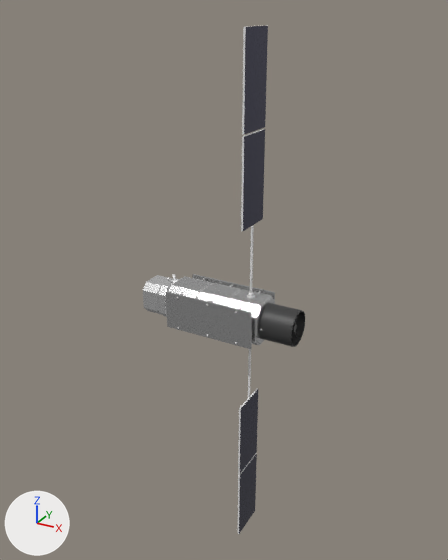
The glTF model models/probe.glb as it was, and as the next commit left it.
The view is the same before and after, from a camera (50 mm lens) standing at (17.2, -30.4, 17.3) and looking at (0.1, 0.8, 1.7). Arrows for +X, +Y and +Z are at lower left; the lights stay in place. The first picture is the older version. Where no turn or scale is listed for an object, it has been applied to the vertices.
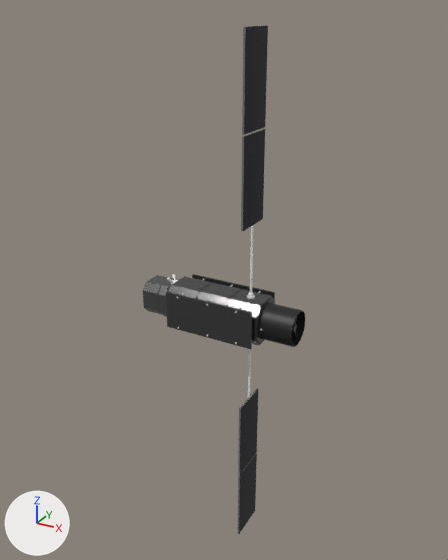
Pixel boxes [x1, y1, x2, y2] of what changed, in the pictures (448 x 560 px):
'Cube.005', recoloured (grey to dark grey): [166, 292, 252, 349] in both
'Cube', recoloured (darker): [143, 275, 275, 345] in both
'Cube.008', recoloured (darker): [242, 25, 268, 135] in both
'Cube.007', recoloured (darker): [241, 129, 265, 231] in both
'Cylinder.001', recoloured (dark grey to black): [258, 303, 305, 347] in both
'Cube.002', recoloured (darker): [238, 389, 258, 474] in both
'Cube.003', recoloured: [238, 453, 257, 534] in both
'Cube.006', recoloured (grey to dark grey): [192, 274, 275, 300] in both

Diff of the bpy script that builds the scene:
```diff
--- a/models/probe.glb.py
+++ b/models/probe.glb.py
@@ mat_material @@
 mat_material = principled_material('Material')
-mat_material.base_color = (0.8, 0.8, 0.8)  # white #e7e7e7
+mat_material.base_color = (0.16, 0.16, 0.16)  # grey #6f6f6f
 mat_material.metallic = 0.871
@@ mat_material_001 @@
 mat_material_001 = principled_material('Material.001')
-mat_material_001.base_color = (0.496, 0.496, 0.496)  # grey #bbbbbb
+mat_material_001.base_color = (0.0993, 0.0993, 0.0993)  # dark grey #595959
 mat_material_001.metallic = 0.774
@@ mat_material_005 @@
 mat_material_005 = principled_material('Material.005')
-mat_material_005.base_color = (0.0422, 0.0422, 0.0422)  # dark grey #3a3a3a
+mat_material_005.base_color = (0.00845, 0.00845, 0.00845)  # black #171717
@@ mat_material_002 @@
 mat_material_002 = principled_material('Material.002')
-mat_material_002.base_color = (0.0929, 0.0922, 0.143)  # greyish blue #56566a
+mat_material_002.base_color = (0.0186, 0.0184, 0.0287)  # black #25252f
 mat_material_002.metallic = 0.903
@@ mat_material_003 @@
 mat_material_003 = principled_material('Material.003')
-mat_material_003.base_color = (0.8, 0.8, 0.8)  # white #e7e7e7
+mat_material_003.base_color = (0.16, 0.16, 0.16)  # grey #6f6f6f
```
